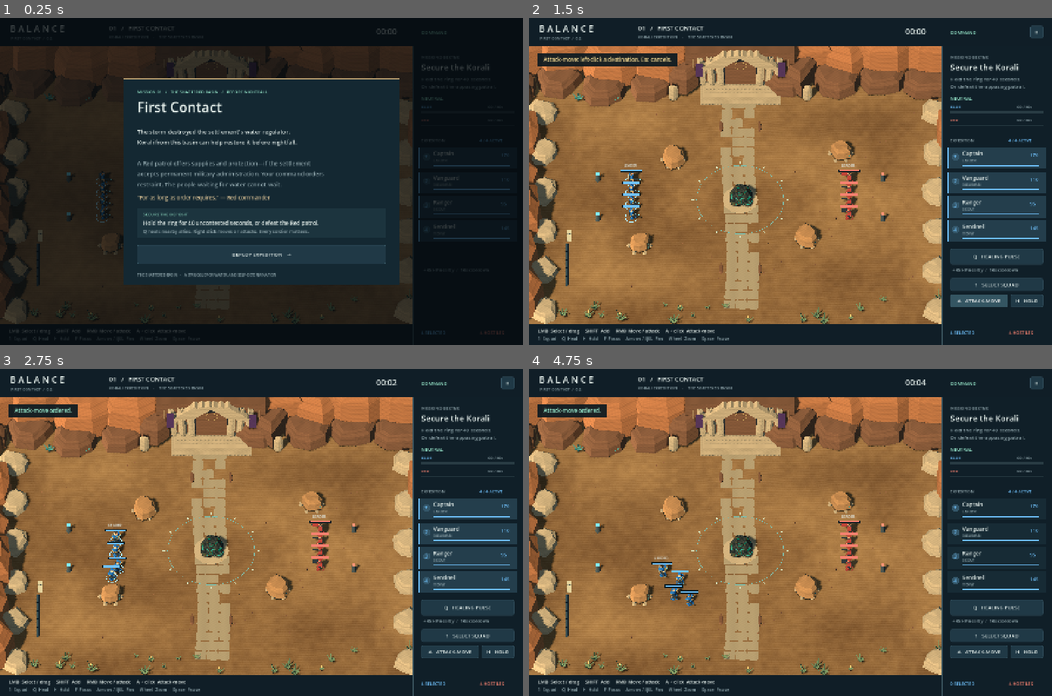
Above: before the commit, frames 1-4 (two rows, left to right).
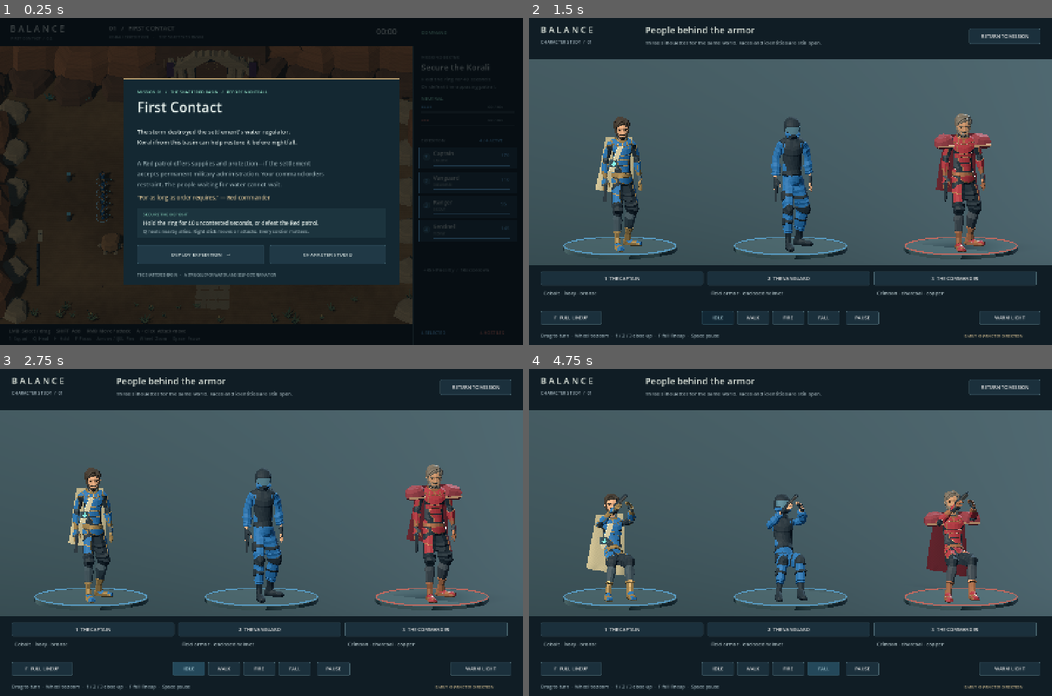
Above: after the commit, the same moments.

Repository: spyrostrimis/balance2
Game: Godot game, scene res://scenes/main.tscn
Same seed, same stepped clock (60 frames per second), same inputs: the game is played once before the commit and once after it.
Inputs (mouse positions are in pixels of both pictures, inside the frame that each line leads up to):
- Up to frame 1 (0.25 s): no input
- Up to frame 2 (1.5 s): click (858, 253) at 0.5 s, where only the run after the commit has a clickable "CHARACTER STUDIO"; click (978, 299) at 1.25 s, where only the run before the commit has a clickable "A ATTACK-MOVE"
- Up to frame 3 (2.75 s): click (188, 669) at 2 s, where only the run after the commit has a clickable "IDLE"
- Up to frame 4 (4.75 s): click (753, 669) at 2.75 s, where only the run after the commit has a clickable "WALK"; click (790, 669) at 3.5 s, where only the run after the commit has a clickable "FIRE"; click (821, 669) at 4.25 s, where only the run after the commit has a clickable "FALL"

The runs differ from the first frame. In frame 1, 0.2% of the frame differs, in the area x 32-68%, y 69-73%; in frame 2, 82%; in frame 3, 83%; in frame 4, 83%, in the area x 0-100%, y 2-100%.

Commit message:
Add animated CC0 character studio for faction art review

Diff:
--- /dev/null
+++ b/scenes/character_studio.tscn
@@ -0,0 +1,6 @@
+[gd_scene load_steps=2 format=3]
+
+[ext_resource type="Script" path="res://scripts/character_studio.gd" id="1"]
+
+[node name="CharacterStudio" type="Node3D"]
+script = ExtResource("1")
--- /dev/null
+++ b/scripts/character_studio.gd
@@ -0,0 +1,189 @@
+extends Node3D
+## A close-up review room for actual imported, skinned 3D characters.
+const Character = preload("res://scripts/character_visual.gd")
+const Art = preload("res://scripts/shapes.gd")
+var characters: Array[Node3D] = []
+var stations: Array[Node3D] = []
+var camera: Camera3D
+var ui: Control
+var buttons: Dictionary = {}
+var focus := -1
+var animation := "Idle_Gun"
+var paused := false
+var turning := false
+var turn_angle := 0.18
+var clock := 0.0
+var lights: Array[Light3D] = []
+var desert_light := false
+var font: Font
+const TITLES := ["THE CAPTAIN", "THE VANGUARD", "THE COMMANDER"]
+const DESCRIPTIONS := ["Cobalt · ivory · bronze", "Field armor · enclosed helmet", "Crimson · charcoal · copper"]
+const CLIPS := ["Idle_Gun", "Walk", "Idle_Gun_Shoot", "Death"]
+const CLIP_LABELS := ["IDLE", "WALK", "FIRE", "FALL"]
+
+func _ready() -> void:
+	font = ThemeDB.fallback_font
+	var world := WorldEnvironment.new()
+	world.environment = Environment.new()
+	world.environment.background_mode = Environment.BG_COLOR
+	world.environment.background_color = Color("14232b")
+	world.environment.ambient_light_source = Environment.AMBIENT_SOURCE_COLOR
+	world.environment.ambient_light_color = Color("aabfce")
+	world.environment.ambient_light_energy = 0.45
+	add_child(world)
+	var key := DirectionalLight3D.new()
+	key.rotation_degrees = Vector3(-40, -35, 0)
+	key.light_color = Color("fff0d5")
+	key.light_energy = 0.85
+	key.shadow_enabled = true
+	add_child(key)
+	lights.append(key)
+	var fill := DirectionalLight3D.new()
+	fill.rotation_degrees = Vector3(-20, 150, 0)
+	fill.light_color = Color("87b1d1")
+	fill.light_energy = 0.45
+	add_child(fill)
+	lights.append(fill)
+	Art.box(self, Vector3(0, -0.16, 0), Vector3(200, 0.3, 200), Art.material(Color("24343a")))
+	for i in range(3):
+		var x := (i - 1) * 2.35
+		var station := Node3D.new()
+		add_child(station)
+		stations.append(station)
+		var color := Color("589bc2") if i < 2 else Color("be695f")
+		Art.cylinder(station, Vector3(x, 0.015, 0), 0.78, 0.78, 0.05, Art.material(Color("31444a")), 64)
+		var marker := Art.ring(station, 0.77, color, 0.009)
+		marker.position.x = x
+		var character := Character.new()
+		character.style = ["blue_leader", "blue_trooper", "red_leader"][i]
+		character.position = Vector3(x, 0.045, 0)
+		character.rotation.y = PI + turn_angle
+		station.add_child(character)
+		characters.append(character)
+	camera = Camera3D.new()
+	camera.projection = Camera3D.PROJECTION_ORTHOGONAL
+	camera.size = 4.5
+	add_child(camera)
+	_frame()
+	var canvas := CanvasLayer.new()
+	add_child(canvas)
+	ui = Control.new()
+	ui.set_anchors_and_offsets_preset(Control.PRESET_FULL_RECT)
+	ui.mouse_filter = Control.MOUSE_FILTER_IGNORE
+	canvas.add_child(ui)
+	ui.draw.connect(_draw_ui)
+	for i in range(3):
+		var index := i
+		_button("focus%d" % i, "%d  %s" % [i + 1, TITLES[i]], func(): focus_character(index))
+	for i in range(CLIPS.size()):
+		var index := i
+		_button("clip%d" % i, CLIP_LABELS[i], func(): set_animation(CLIPS[index]))
+	_button("all", "F  FULL LINEUP", func(): focus_character(-1))
+	_button("pause", "PAUSE", func(): paused = not paused)
+	_button("light", "WARM LIGHT", toggle_light)
+	_button("back", "RETURN TO MISSION", func(): get_tree().change_scene_to_file("res://scenes/main.tscn"))
+
+func _button(key: String, title: String, action: Callable) -> void:
+	var button := Button.new()
+	button.text = title
+	button.focus_mode = Control.FOCUS_NONE
+	button.mouse_default_cursor_shape = Control.CURSOR_POINTING_HAND
+	button.add_theme_font_size_override("font_size", 13)
+	for state in ["normal", "hover", "pressed"]:
+		var box := StyleBoxFlat.new()
+		box.bg_color = Color("1b303c") if state == "normal" else Color("355666")
+		box.border_color = Color("45606a")
+		box.set_border_width_all(1)
+		box.set_corner_radius_all(3)
+		button.add_theme_stylebox_override(state, box)
+	button.pressed.connect(action)
+	ui.add_child(button)
+	buttons[key] = button
+
+func _process(delta: float) -> void:
+	if not paused:
+		clock += delta
+		for character in characters: character.advance_animation(delta)
+	ui.queue_redraw()
+
+func _frame() -> void:
+	var x := 0.0 if focus < 0 else characters[focus].position.x
+	camera.position = Vector3(x, 2.2, 8)
+	camera.look_at(Vector3(x, 0.95, 0))
+
+func focus_character(index: int) -> void:
+	focus = index
+	camera.size = 4.5 if index < 0 else 3.6
+	for i in range(stations.size()): stations[i].visible = index < 0 or i == index
+	_frame()
+
+func set_animation(name: String) -> void:
+	animation = name
+	paused = false
+	for character in characters: character.play_clip(name)
+
+func toggle_light() -> void:
+	desert_light = not desert_light
+	lights[0].light_color = Color("ffd3a0") if desert_light else Color("fff0d5")
+	lights[1].light_energy = 0.3 if desert_light else 0.45
+	buttons.light.text = "STUDIO LIGHT" if desert_light else "WARM LIGHT"
+
+func _unhandled_input(event: InputEvent) -> void:
+	if event is InputEventKey and event.pressed and not event.echo:
+		match event.physical_keycode:
+			KEY_1: focus_character(0)
+			KEY_2: focus_character(1)
+			KEY_3: focus_character(2)
+			KEY_F: focus_character(-1)
+			KEY_SPACE: paused = not paused
+			KEY_ESCAPE: get_tree().change_scene_to_file("res://scenes/main.tscn")
+	if event is InputEventMouseButton:
+		if event.button_index == MOUSE_BUTTON_LEFT: turning = event.pressed
+		if event.button_index == MOUSE_BUTTON_WHEEL_UP and event.pressed: camera.size = maxf(2.1, camera.size - 0.2)
+		if event.button_index == MOUSE_BUTTON_WHEEL_DOWN and event.pressed: camera.size = minf(6, camera.size + 0.2)
+	if event is InputEventMouseMotion and turning:
+		turn_angle += event.relative.x * 0.009
+		for character in characters: character.rotation.y = PI + turn_angle
+
+func _input(event: InputEvent) -> void:
+	# Releasing over a button must also end a viewport drag.
+	if event is InputEventMouseButton and event.button_index == MOUSE_BUTTON_LEFT and not event.pressed:
+		turning = false
+
+func _notification(what: int) -> void:
+	if what == NOTIFICATION_WM_WINDOW_FOCUS_OUT: turning = false
+
+func _text(value: String, pos: Vector2, size: int = 16, color: Color = Color("e1e8df")) -> void:
+	ui.draw_string(font, pos, value, HORIZONTAL_ALIGNMENT_LEFT, -1, size, color)
+
+func _place(key: String, rect: Rect2) -> void:
+	buttons[key].position = rect.position
+	buttons[key].size = rect.size
+
+func _draw_ui() -> void:
+	var size := get_viewport().get_visible_rect().size
+	ui.draw_rect(Rect2(0, 0, size.x, 114), Color("101d25"))
+	_text("B A L A N C E", Vector2(32, 41), 24)
+	_text("CHARACTER STUDY  /  01", Vector2(32, 70), 12, Color("a2b4bd"))
+	_text("People behind the armor", Vector2(320, 43), 25)
+	_text("Three silhouettes for the same world. Faces and identities are still open.", Vector2(320, 73), 14, Color("9eafb5"))
+	_place("back", Rect2(size.x - 228, 29, 196, 42))
+	var bottom := size.y - 220
+	ui.draw_rect(Rect2(0, bottom, size.x, 220), Color("101d25"))
+	for i in range(3):
+		var x := 32 + i * ((size.x - 64) / 3)
+		var width := (size.x - 96) / 3
+		_place("focus%d" % i, Rect2(x, bottom + 18, width, 38))
+		_text(DESCRIPTIONS[i], Vector2(x + 8, bottom + 82), 14, Color("a4b6bb"))
+		var color := Color("6eb4d8") if i < 2 else Color("d18a80")
+		ui.draw_rect(Rect2(x, bottom + 102, width, 2), color)
+	var center := size.x / 2
+	for i in range(CLIPS.size()):
+		_place("clip%d" % i, Rect2(center - 244 + i * 97, bottom + 126, 88, 38))
+		buttons["clip%d" % i].modulate = Color("afd5e1") if animation == CLIPS[i] else Color.WHITE
+	_place("pause", Rect2(center + 153, bottom + 126, 90, 38))
+	buttons.pause.text = "RESUME" if paused else "PAUSE"
+	_place("all", Rect2(32, bottom + 126, 168, 38))
+	_place("light", Rect2(size.x - 200, bottom + 126, 168, 38))
+	_text("Drag to turn  ·  Wheel to zoom  ·  1 / 2 / 3 close-up  ·  F full lineup  ·  Space pause", Vector2(32, size.y - 21), 13, Color("99aeb6"))
+	_text("EARLY CHARACTER DIRECTION", Vector2(size.x - 241, size.y - 21), 11, Color("bdab84"))
--- /dev/null
+++ b/scripts/character_visual.gd
@@ -0,0 +1,143 @@
+extends Node3D
+## Reviewable CC0 character assembly. Source meshes remain unchanged on disk.
+## All three source files share the same 62-bone skeleton and bind order.
+const SpaceSuit = preload("res://assets/third_party/quaternius/modular_men/Spacesuit.gltf")
+const Swat = preload("res://assets/third_party/quaternius/modular_men/Swat.gltf")
+const Adventurer = preload("res://assets/third_party/quaternius/modular_men/Adventurer.gltf")
+const Art = preload("res://scripts/shapes.gd")
+var style := "blue_leader"
+var rig: Skeleton3D
+var animation_player: AnimationPlayer
+var model: Node3D
+var clip := "Idle_Gun"
+
+func _ready() -> void:
+	model = (Swat if style == "blue_trooper" else SpaceSuit).instantiate()
+	add_child(model)
+	# Imported characters face +Z; game units use -Z.
+	model.rotation.y = PI
+	rig = find_type(model, "Skeleton3D")
+	animation_player = find_type(model, "AnimationPlayer")
+	if style != "blue_trooper":
+		model.find_child("SpaceSuit_Head", true, false).hide()
+		var donor := Adventurer.instantiate()
+		_copy_part(donor, "Adventurer_Head")
+		donor.free()
+		var weapon_donor := Swat.instantiate()
+		_copy_part(weapon_donor, "Pistol")
+		weapon_donor.free()
+		var mantle := BoneAttachment3D.new()
+		mantle.bone_name = "Chest"
+		rig.add_child(mantle)
+		_build_mantle(mantle)
+	_recolor(model)
+	_add_faction_equipment()
+	# Local libraries prevent loop settings from mutating imported shared assets.
+	var library: AnimationLibrary = animation_player.get_animation_library("").duplicate(true)
+	animation_player.remove_animation_library("")
+	animation_player.add_animation_library("", library)
+	animation_player.callback_mode_process = AnimationMixer.ANIMATION_CALLBACK_MODE_PROCESS_MANUAL
+	for name in animation_player.get_animation_list():
+		animation_player.get_animation(name).loop_mode = Animation.LOOP_LINEAR if name != "Death" else Animation.LOOP_NONE
+	play_clip("Idle_Gun")
+	animation_player.advance(0)
+
+func _add_faction_equipment() -> void:
+	if style == "blue_trooper": return
+	var harness := BoneAttachment3D.new()
+	harness.bone_name = "Chest"
+	rig.add_child(harness)
+	if style == "blue_leader":
+		var ivory := Art.material(Color("bdb093"))
+		var strap := Art.box(harness, Vector3(-0.09, -0.08, 0.13), Vector3(0.065, 0.37, 0.022), ivory)
+		strap.rotation.z = -0.32
+		Art.box(harness, Vector3(-0.13, -0.14, 0.15), Vector3(0.11, 0.1, 0.035), Art.material(Color("344851")))
+		var medical := Art.material(Color("73cfca"), 0.15)
+		Art.box(harness, Vector3(-0.13, -0.14, 0.173), Vector3(0.018, 0.063, 0.01), medical)
+		Art.box(harness, Vector3(-0.13, -0.14, 0.173), Vector3(0.06, 0.018, 0.01), medical)
+	else:
+		model.scale = Vector3(1.08, 1.025, 1.08)
+		var armor := Art.material(Color("76333c"))
+		var copper := Art.material(Color("97745c"))
+		for side in [-1, 1]:
+			var plate := Art.rock(harness, Vector3(side * 0.235, 0.1, 0.005), Vector3(0.26, 0.15, 0.29), armor, 73 + side)
+			plate.rotation.z = side * -0.2
+			Art.box(harness, Vector3(side * 0.235, 0.065, 0.13), Vector3(0.21, 0.025, 0.018), copper)
+
+func _copy_part(donor: Node, part_name: String) -> void:
+	var source: MeshInstance3D = donor.find_child(part_name, true, false)
+	assert(source != null, "Missing modular part: " + part_name)
+	var part := MeshInstance3D.new()
+	part.name = part_name
+	part.mesh = source.mesh
+	part.skin = source.skin
+	part.transform = source.transform
+	part.skeleton = NodePath("..")
+	rig.add_child(part)
+
+func _recolor(node: Node) -> void:
+	var primary := Color("245c8d") if style != "red_leader" else Color("8d3039")
+	var secondary := Color("bfb498") if style != "red_leader" else Color("353d45")
+	var trim := Color("9e8155") if style != "red_leader" else Color("a56e52")
+	if node is MeshInstance3D and node.mesh:
+		for i in range(node.mesh.get_surface_count()):
+			var source: Material = node.mesh.surface_get_material(i)
+			if not source is StandardMaterial3D: continue
+			var material: StandardMaterial3D = source.duplicate()
+			material.shading_mode = BaseMaterial3D.SHADING_MODE_PER_PIXEL
+			material.roughness = 0.72
+			match source.resource_name:
+				"Swat", "SciFi_Light": material.albedo_color = primary
+				"SciFi_Main": material.albedo_color = Color("35434c") if style != "red_leader" else secondary
+				"SciFi_Light_Accent":
+					material.albedo_color = trim
+					material.metallic = 0.45
+					material.roughness = 0.48
+				"SciFi_MainDark", "Swat_Black", "Black": material.albedo_color = Color("202b34")
+				"Skin": material.albedo_color = Color("bc8b6c") if style != "red_leader" else Color("a5795c")
+				"Hair", "Eyebrows": material.albedo_color = Color("342d28") if style != "red_leader" else Color("635a51")
+				"Visor":
+					material.albedo_color = Color("587c8d")
+					material.metallic = 0.3
+					material.roughness = 0.35
+			node.set_surface_override_material(i, material)
+	for child in node.get_children(): _recolor(child)
+
+func _build_mantle(parent: Node3D) -> void:
+	var mesh := SurfaceTool.new()
+	mesh.begin(Mesh.PRIMITIVE_TRIANGLES)
+	for row in range(8):
+		for column in range(6):
+			var a := Vector2(column / 6.0, row / 8.0)
+			var b := Vector2((column + 1) / 6.0, row / 8.0)
+			var c := Vector2(column / 6.0, (row + 1) / 8.0)
+			var d := Vector2((column + 1) / 6.0, (row + 1) / 8.0)
+			for uv in [a, c, b, b, c, d]:
+				var x: float = (uv.x - 0.5) * lerpf(0.38, 0.54, uv.y)
+				var y: float = 0.15 - uv.y * (0.81 + uv.x * 0.12)
+				var z: float = -0.17 - uv.y * 0.14 - cos(uv.x * PI * 6) * uv.y * 0.022
+				mesh.set_uv(Vector2(uv.x, 1 - uv.y))
+				mesh.add_vertex(Vector3(x, y, z))
+	mesh.generate_normals()
+	var material := ShaderMaterial.new()
+	material.shader = preload("res://shaders/cloth.gdshader")
+	material.set_shader_parameter("cloth_color", Color("c7b792") if style == "blue_leader" else Color("642631"))
+	var instance := MeshInstance3D.new()
+	instance.mesh = mesh.commit()
+	instance.material_override = material
+	parent.add_child(instance)
+
+func play_clip(name: String) -> void:
+	if not animation_player.has_animation(name): return
+	clip = name
+	animation_player.play(name, 0.16)
+
+func advance_animation(delta: float) -> void:
+	animation_player.advance(delta)
+
+static func find_type(node: Node, type_name: String) -> Node:
+	if node.is_class(type_name): return node
+	for child in node.get_children():
+		var result := find_type(child, type_name)
+		if result: return result
+	return null
--- a/scripts/hud.gd
+++ b/scripts/hud.gd
@@ -28,6 +28,7 @@
 	_make_button("pause", "II", func(): game.toggle_pause())
 	_make_button("primary", "DEPLOY EXPEDITION   →", _primary_action)
 	_make_button("restart", "RESTART MISSION", func(): game.get_tree().reload_current_scene())
+	_make_button("studio", "CHARACTER STUDIO", func(): game.get_tree().change_scene_to_file("res://scenes/character_studio.tscn"))
 
 func _make_button(key: String, title: String, action: Callable) -> void:
 	var button := Button.new()
@@ -168,6 +169,7 @@
 	# Briefing, pause, and result all use the same readable mission panel.
 	buttons.primary.visible = modal
 	buttons.restart.visible = game.phase == "paused"
+	buttons.studio.visible = game.phase == "briefing"
 	if modal:
 		_draw_modal(size)
 
@@ -220,7 +222,9 @@
 	text_at(instruction, x + 16, y + 405, 15)
 	text_at(advice, x + 16, y + 427, 13, MUTED)
 	buttons.primary.text = "DEPLOY EXPEDITION   →" if game.phase == "briefing" else ("RESUME   →" if game.phase == "paused" else "REPLAY MISSION   →")
-	_place_button("primary", Rect2(x, y + 460, 684 if game.phase != "paused" else 350, 52))
+	_place_button("primary", Rect2(x, y + 460, 684 if game.phase == "ended" else 350, 52))
 	if game.phase == "paused":
 		_place_button("restart", Rect2(x + 365, y + 460, 319, 52))
+	if game.phase == "briefing":
+		_place_button("studio", Rect2(x + 365, y + 460, 319, 52))
 	text_at("THE SHATTERED BASIN   ·   A STRUGGLE FOR WATER, AND SELF-DETERMINATION", x, y + 546, 10, MUTED)
--- /dev/null
+++ b/tests/capture_characters.gd
@@ -0,0 +1,43 @@
+extends SceneTree
+const Studio = preload("res://scenes/character_studio.tscn")
+
+func _initialize() -> void:
+	call_deferred("run")
+
+func run() -> void:
+	DirAccess.make_dir_recursive_absolute("res://artifacts")
+	var ignore := FileAccess.open("res://artifacts/.gdignore", FileAccess.WRITE)
+	ignore.close()
+	var studio := Studio.instantiate()
+	root.add_child(studio)
+	current_scene = studio
+	studio.set_process(false)
+	settle(studio, 0.6)
+	await capture(studio, "character-lineup")
+	studio.focus_character(0)
+	await capture(studio, "blue-captain")
+	studio.focus_character(2)
+	await capture(studio, "red-commander")
+	studio.focus_character(-1)
+	studio.set_animation("Idle_Gun_Shoot")
+	settle(studio, 0.6)
+	await capture(studio, "character-firing")
+	studio.set_animation("Walk")
+	settle(studio, 0.6)
+	await capture(studio, "character-walking")
+	studio.set_animation("Death")
+	settle(studio, 3.0)
+	await capture(studio, "character-fallen")
+	quit()
+
+func settle(studio: Node, seconds: float) -> void:
+	# Cross-fades are temporal: evaluate intermediate frames before capturing.
+	for i in range(ceili(seconds * 60)):
+		for character in studio.characters: character.advance_animation(1.0 / 60)
+
+func capture(studio: Node, name: String) -> void:
+	studio.ui.queue_redraw()
+	await process_frame
+	await process_frame
+	await RenderingServer.frame_post_draw
+	root.get_texture().get_image().save_png("res://artifacts/%s.png" % name)
--- /dev/null
+++ b/tests/test_character_studio.gd
@@ -0,0 +1,92 @@
+extends SceneTree
+const Studio = preload("res://scenes/character_studio.tscn")
+var studio: Node3D
+var failures := 0
+var checks := 0
+
+func _initialize() -> void:
+	call_deferred("run")
+
+func check(condition: bool, description: String) -> void:
+	checks += 1
+	if not condition: failures += 1
+	print("PASS: " if condition else "FAIL: ", description)
+
+func click(button: Button) -> void:
+	# Wait for draw-driven UI layout, including immediately after scene changes.
+	await process_frame
+	await RenderingServer.frame_post_draw
+	for pressed in [true, false]:
+		var event := InputEventMouseButton.new()
+		event.button_index = MOUSE_BUTTON_LEFT
+		event.pressed = pressed
+		event.position = button.get_global_rect().get_center()
+		root.push_input(event, true)
+		await process_frame
+
+func run() -> void:
+	studio = Studio.instantiate()
+	root.add_child(studio)
+	current_scene = studio
+	studio.set_process(false)
+	await process_frame
+	check(studio.characters.size() == 3, "Three character studies are available")
+	var valid_rigs := true
+	for character in studio.characters:
+		valid_rigs = valid_rigs and character.rig.get_bone_count() == 62
+		for clip in studio.CLIPS:
+			valid_rigs = valid_rigs and character.animation_player.has_animation(clip)
+	check(valid_rigs, "Each character has the shared skeleton and all review animations")
+	var blue: Node3D = studio.characters[0]
+	var red: Node3D = studio.characters[2]
+	var blue_face: MeshInstance3D = blue.rig.get_node("Adventurer_Head")
+	var red_face: MeshInstance3D = red.rig.get_node("Adventurer_Head")
+	check(blue_face.skin.get_bind_count() == blue.rig.get_bone_count() and blue_face.get_node(blue_face.skeleton) == blue.rig, "Modular face is bound to the active skeleton")
+	check(blue_face.get_surface_override_material(0) != red_face.get_surface_override_material(0), "Faction material edits are instance-local")
+	var hand: int = blue.rig.find_bone("Wrist.R")
+	blue.advance_animation(0.25)
+	var idle_hand: Transform3D = blue.rig.get_bone_global_pose(hand)
+	studio.set_animation("Idle_Gun_Shoot")
+	for frame in range(36): blue.advance_animation(1.0 / 60)
+	var firing_hand: Transform3D = blue.rig.get_bone_global_pose(hand)
+	check(firing_hand.origin.y > idle_hand.origin.y + 0.15, "Firing clip raises the weapon hand into an aiming pose")
+	studio.set_animation("Death")
+	for frame in range(180):
+		for character in studio.characters: character.advance_animation(1.0 / 60)
+	check(not blue.animation_player.is_playing(), "Fall animation finishes instead of looping")
+	studio.set_animation("Idle_Gun")
+	blue.advance_animation(0.3)
+	check(blue.animation_player.is_playing(), "Returning to idle restores animation after a fall")
+	await click(studio.buttons.focus0)
+	check(studio.focus == 0 and not studio.stations[1].visible and studio.stations[0].visible, "Close-up button isolates the selected character")
+	await click(studio.buttons.all)
+	check(studio.focus == -1 and studio.stations[1].visible and studio.stations[2].visible, "Full lineup button restores all characters")
+	await click(studio.buttons.clip1)
+	check(studio.animation == "Walk", "Walk button switches the entire lineup")
+	await click(studio.buttons.pause)
+	check(studio.paused, "Pause button freezes character playback")
+	await click(studio.buttons.light)
+	check(studio.desert_light, "Lighting button enables the warmer palette")
+	var press := InputEventMouseButton.new()
+	press.button_index = MOUSE_BUTTON_LEFT
+	press.pressed = true
+	press.position = Vector2(500, 400)
+	root.push_input(press, true)
+	var move := InputEventMouseMotion.new()
+	move.position = Vector2(550, 400)
+	move.relative = Vector2(50, 0)
+	root.push_input(move, true)
+	var release := InputEventMouseButton.new()
+	release.button_index = MOUSE_BUTTON_LEFT
+	release.position = studio.buttons.all.get_global_rect().get_center()
+	root.push_input(release, true)
+	check(studio.turn_angle > 0.2 and not studio.turning, "Drag rotates models and releasing over UI ends the drag")
+	await click(studio.buttons.back)
+	await process_frame
+	check(current_scene.phase == "briefing", "Return button opens the mission briefing")
+	# Validate the reverse route, using the new mission's real GUI button.
+	await click(current_scene.hud.buttons.studio)
+	await process_frame
+	check(current_scene.name == "CharacterStudio", "Mission briefing opens the character studio")
+	print("CHARACTER STUDIO RESULT: %d checks, %d failures" % [checks, failures])
+	quit(1 if failures else 0)
--- /dev/null
+++ b/tools/inspect_characters.gd
@@ -0,0 +1,24 @@
+extends SceneTree
+
+func _initialize() -> void:
+	call_deferred("run")
+
+func run() -> void:
+	for file in ["Spacesuit", "Swat", "Adventurer"]:
+		var character: Node = load("res://assets/third_party/quaternius/modular_men/%s.gltf" % file).instantiate()
+		root.add_child(character)
+		print("CHARACTER ", file)
+		inspect(character)
+		character.free()
+	quit()
+
+func inspect(node: Node) -> void:
+	if node is MeshInstance3D:
+		print("MESH ", node.get_path(), " aabb=", node.get_aabb(), " transform=", node.transform, " skeleton=", node.skeleton)
+	if node is AnimationPlayer:
+		print("ANIMATIONS ", node.get_path(), " ", node.get_animation_list())
+	if node is Skeleton3D:
+		for i in range(node.get_bone_count()):
+			if node.get_bone_name(i) in ["Head", "Chest", "Wrist.R", "Wrist.L"]:
+				print("BONE ", node.get_path(), " ", i, " ", node.get_bone_name(i), " ", node.get_bone_global_rest(i))
+	for child in node.get_children(): inspect(child)
Not shown, added: assets/third_party/quaternius/modular_men/Adventurer.gltf
Not shown, added: assets/third_party/quaternius/modular_men/Adventurer.gltf.import
Not shown, added: assets/third_party/quaternius/modular_men/License.txt
Not shown, added: assets/third_party/quaternius/modular_men/PROVENANCE.json
Not shown, added: assets/third_party/quaternius/modular_men/Spacesuit.gltf
Not shown, added: assets/third_party/quaternius/modular_men/Spacesuit.gltf.import
Not shown, added: assets/third_party/quaternius/modular_men/Swat.gltf
Not shown, added: assets/third_party/quaternius/modular_men/Swat.gltf.import
Not shown, added: scripts/character_studio.gd.uid
Not shown, added: scripts/character_visual.gd.uid
Not shown, added: tests/capture_characters.gd.uid
Not shown, added: tests/test_character_studio.gd.uid
(and 5 more such lines)
